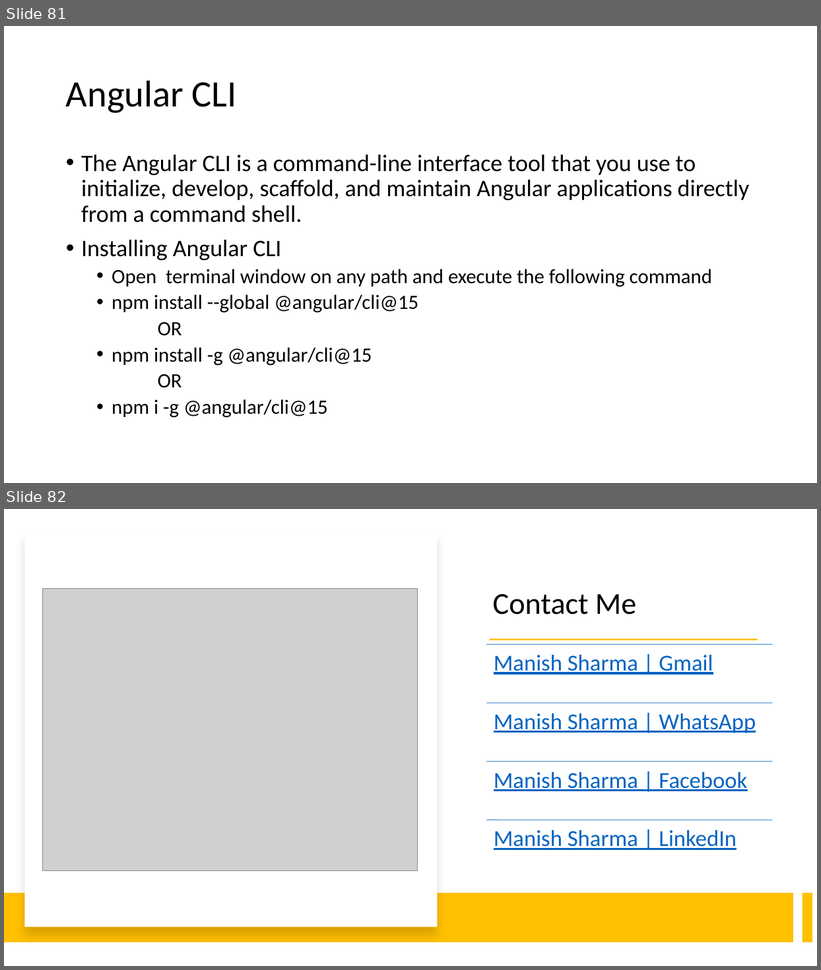
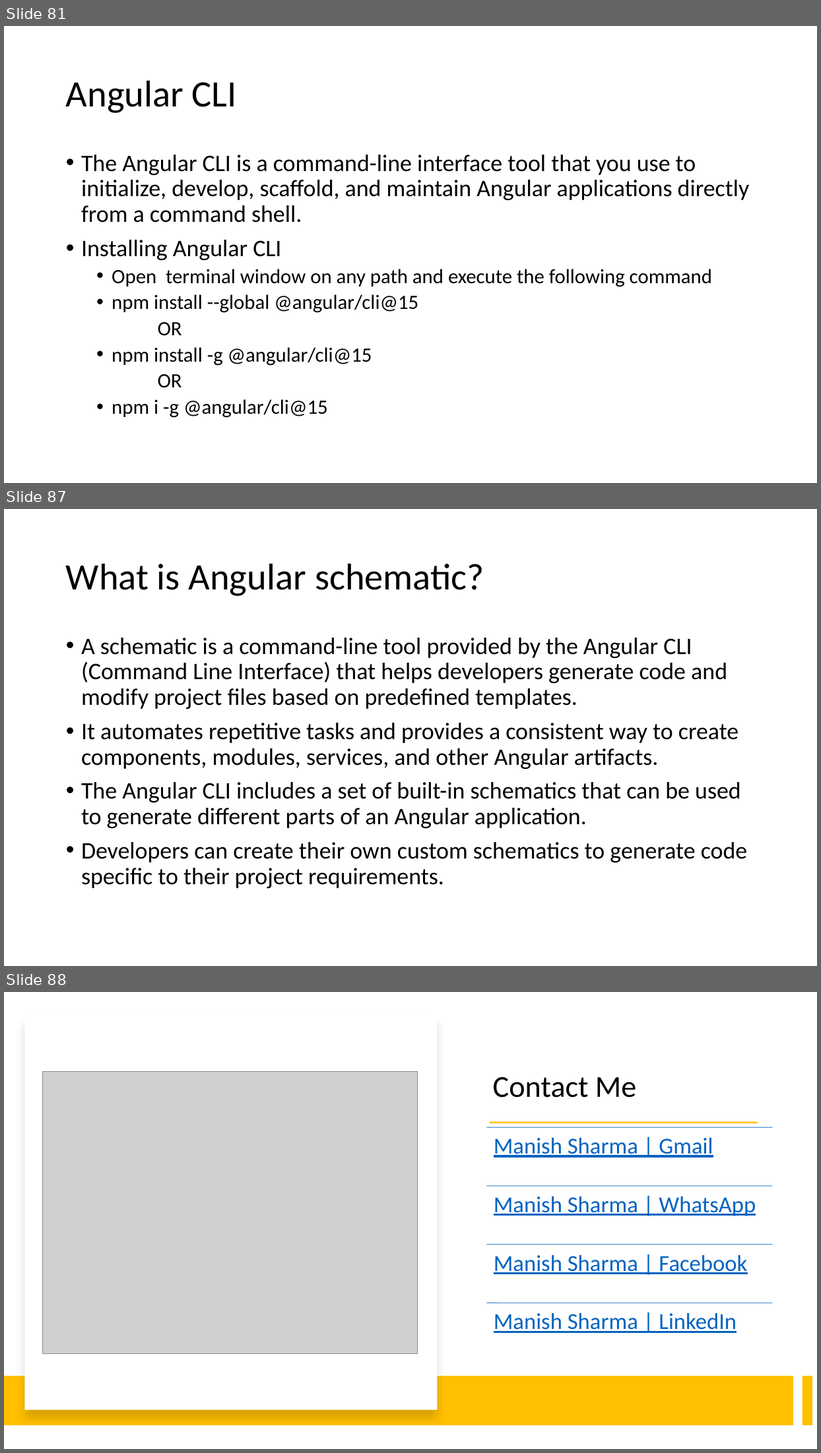
Before and after one commit to explore-with-manish/BFL_Byte_Jul23, a slide deck: Ng-Byte.pptx. Shown one above the other, each under a label of ours: slides 81 and 82 before the commit, slides 81, 87 and 88 after it; the slides between them are not shown. The pictures are 821x970 and 821x1453 pixels, drawn with LibreOffice and Linux fonts; fonts in the diff are those of the drawing; grey boxes stand for pictures. Boxes give left, top, right and bottom in pixels: in the first picture for what was removed or moved away, otherwise in the second. Text is boxed around its words. In the diff, an @@ line names an element or a change of style, - is before the commit and + after.

```diff
--- a/Ng-Byte.pptx
+++ b/Ng-Byte.pptx
@@ slide 87 added at (4, 509, 817, 966), background #FFFFFF @@
@@ title added at (66, 563, 484, 596), 44 pt, text #000000 @@
+What is Angular schematic?
@@ text added at (81, 638, 748, 889), 28 pt, text #000000 @@
+• A schematic is a command-line tool provided by the Angular CLI (Command Line Interface) that helps developers generate code and modify project files based on predefined templates.
+• It automates repetitive tasks and provides a consistent way to create components, modules, services, and other Angular artifacts.
+• The Angular CLI includes a set of built-in schematics that can be used to generate different parts of an Angular application.
+• Developers can create their own custom schematics to generate code specific to their project requirements.
@@ what was slide 82 is now slide 88 @@
```
Also in this commit, not shown: 5 other slides added, 24 other files.
